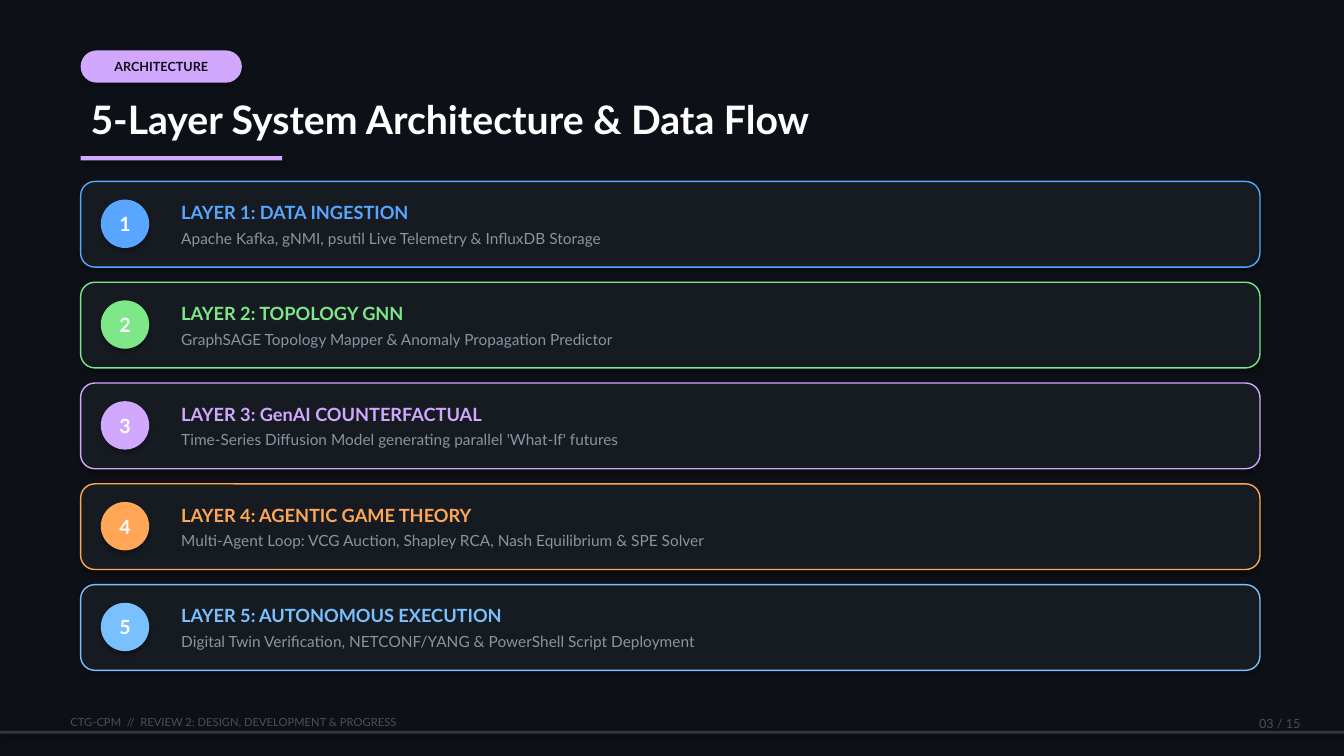
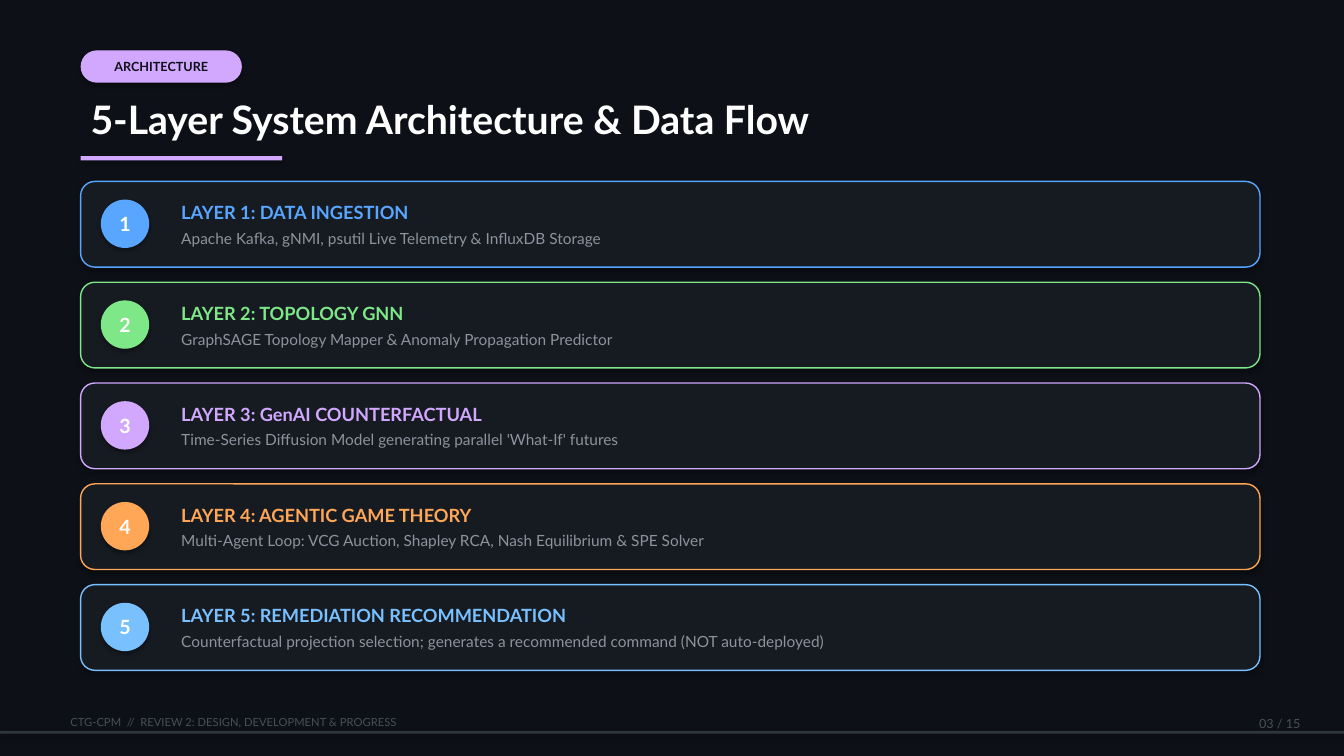
Before and after one commit to sagnikbasutaan2004-source/CTG-CPM-Self-Healing-Networks, a slide deck: slide 3 of CTG-CPM_Review2_Presentation.pptx. Drawn at 1344x756 pixels with LibreOffice and Linux fonts; fonts in the diff are those of the drawing. Boxes give left, top, right and bottom in pixels: in the first picture for what was removed or moved away, otherwise in the second. Text is boxed around its words. In the diff, an @@ line names an element or a change of style, - is before the commit and + after.

Commit message:
fix: remove fabricated claims and wire real dynamic models
- kafka_telemetry_streaming: fix broken NoBrokersAvailable import so real
  Kafka actually connects (was silently disabling Kafka)
- Rename fabricated 'DigitalTwinExecution' task to 'CounterfactualProjection'
  across game_engine, agentic_remediator, test_prototype
- Remove hardcoded/fabricated metrics (MTTR, OPEX savings, 100% pass,
  zero-risk, sub-second deployment, 40% attribution, ad-hoc lifecycle claims)
  from llm_diagnostician, COMPREHENSIVE_SYSTEM_GUIDE, web dashboard,
  and PPT generators; replace with honest measurement/disclosure wording
- Make Shapley root-cause in fallback diagnosis use the actual computed value
- regenerate honest CTG-CPM_Implementation_Plan.pptx and
  CTG-CPM_Review2_Presentation.pptx (add OUTPUT_PPT_PATH env override)
- add train/inference code, trained GraphSAGE GNN & diffusion weights,
  benchmarks, unit tests
- drop accidentally-tracked Word lock file ~$CTG-CPM_Review2_Presentation.pptx

```diff
--- a/CTG-CPM_Review2_Presentation.pptx
+++ b/CTG-CPM_Review2_Presentation.pptx
@@ text at (181, 608, 824, 650): text changed @@
-LAYER 5: AUTONOMOUS EXECUTION
-Digital Twin Verification, NETCONF/YANG & PowerShell Script Deployment
+LAYER 5: REMEDIATION RECOMMENDATION
+Counterfactual projection selection; generates a recommended command (NOT auto-deployed)
```
Also in this commit, not shown: 11 other slides changed, 27 other files.
